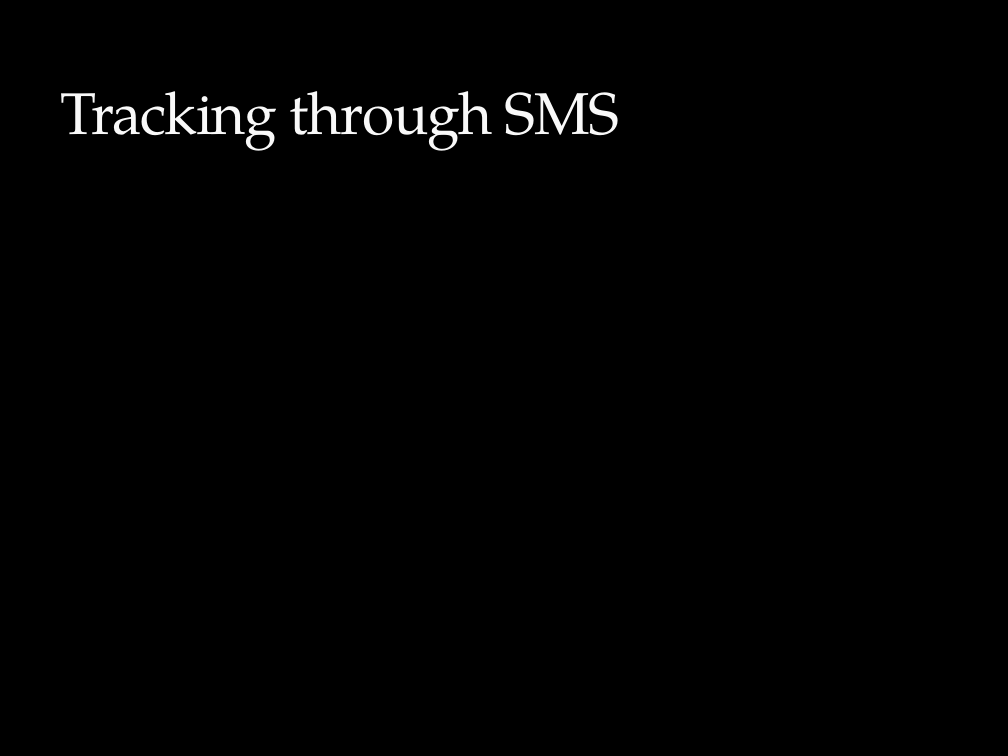
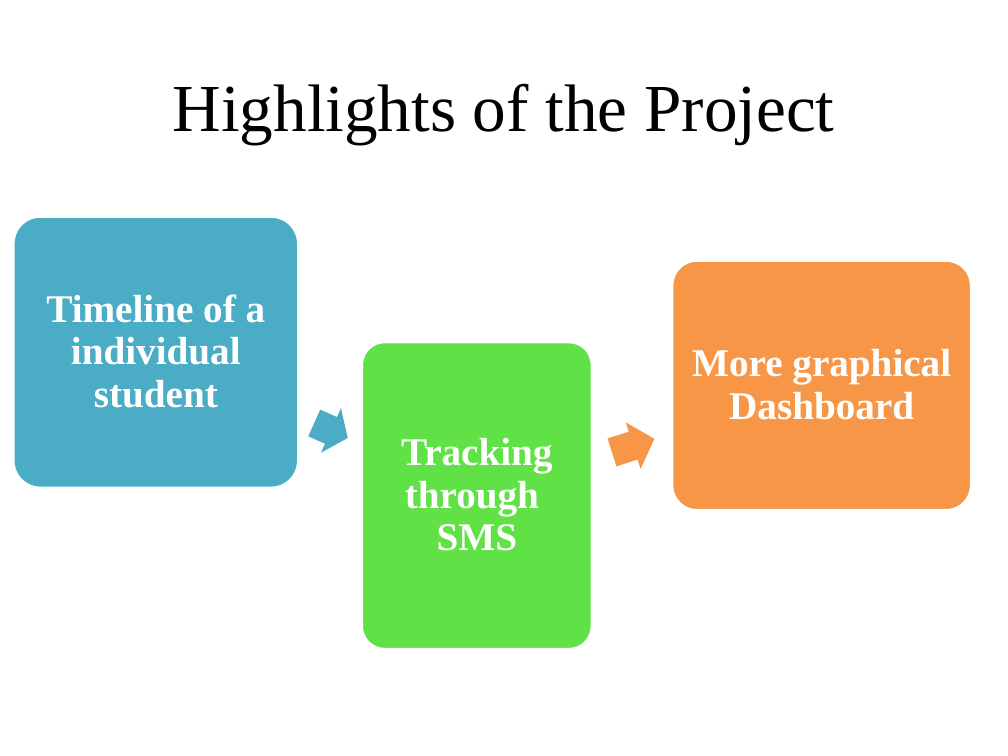
Before and after one commit to Mumbai2016/team-4, a slide deck: slide 2 of Team_4.pptx (slide 3 before the commit). Drawn at 1008x756 pixels with LibreOffice and Linux fonts; fonts in the diff are those of the drawing; background and template pictures are left out. Boxes give left, top, right and bottom in pixels: in the first picture for what was removed or moved away, otherwise in the second. Text is boxed around its words. In the diff, an @@ line names an element or a change of style, - is before the commit and + after.

```diff
--- a/Team_4.pptx
+++ b/Team_4.pptx
@@ background picture (left out) to #FFFFFF @@
@@ title "Highlights of the Project" at [173,83,834,144]: vertical alignment bottom to middle @@
@@ title at [173,83,834,144]: text changed; size 42 to 48 pt; font TeX Gyre Pagella to Times New Roman; text colour #F9F9F9 to #000000 @@
-Tracking through SMS
+Highlights of the Project
@@ group added at [13,217,972,649]: 3 rounded rectangles, 3 texts, 2 right arrows @@
+Timeline of a individual student
+Tracking through SMS
+More graphical Dashboard
```
Also in this commit, not shown: 2 other slides changed, 2 slides added, 4 slides removed, 2 other files.
